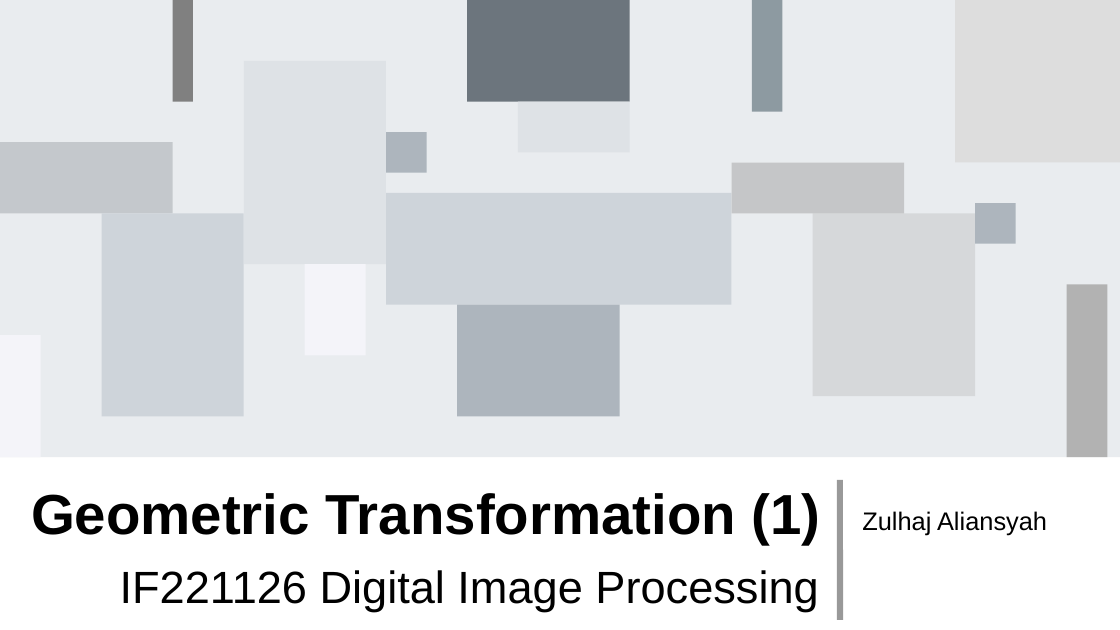
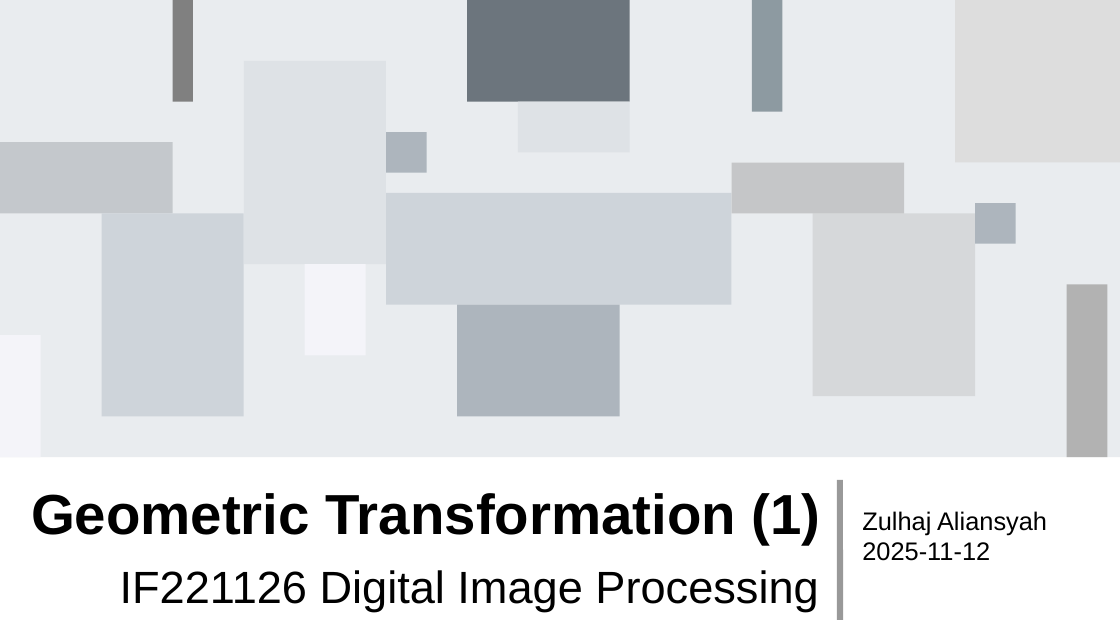
Before and after one commit to jendralhxr/imgproccompvis, a slide deck: slide 1 of geometrictransform.odp. Drawn at 1120x630 pixels with LibreOffice and Linux fonts; fonts in the diff are those of the drawing. Boxes give left, top, right and bottom in pixels: in the first picture for what was removed or moved away, otherwise in the second. Text is boxed around its words. In the diff, an @@ line names an element or a change of style, - is before the commit and + after.

```diff
--- a/geometrictransform.odp
+++ b/geometrictransform.odp
@@ text at (862, 542, 990, 561): paragraph added @@
+2025-11-12
```
Also in this commit, not shown: 1 other slide changed.
